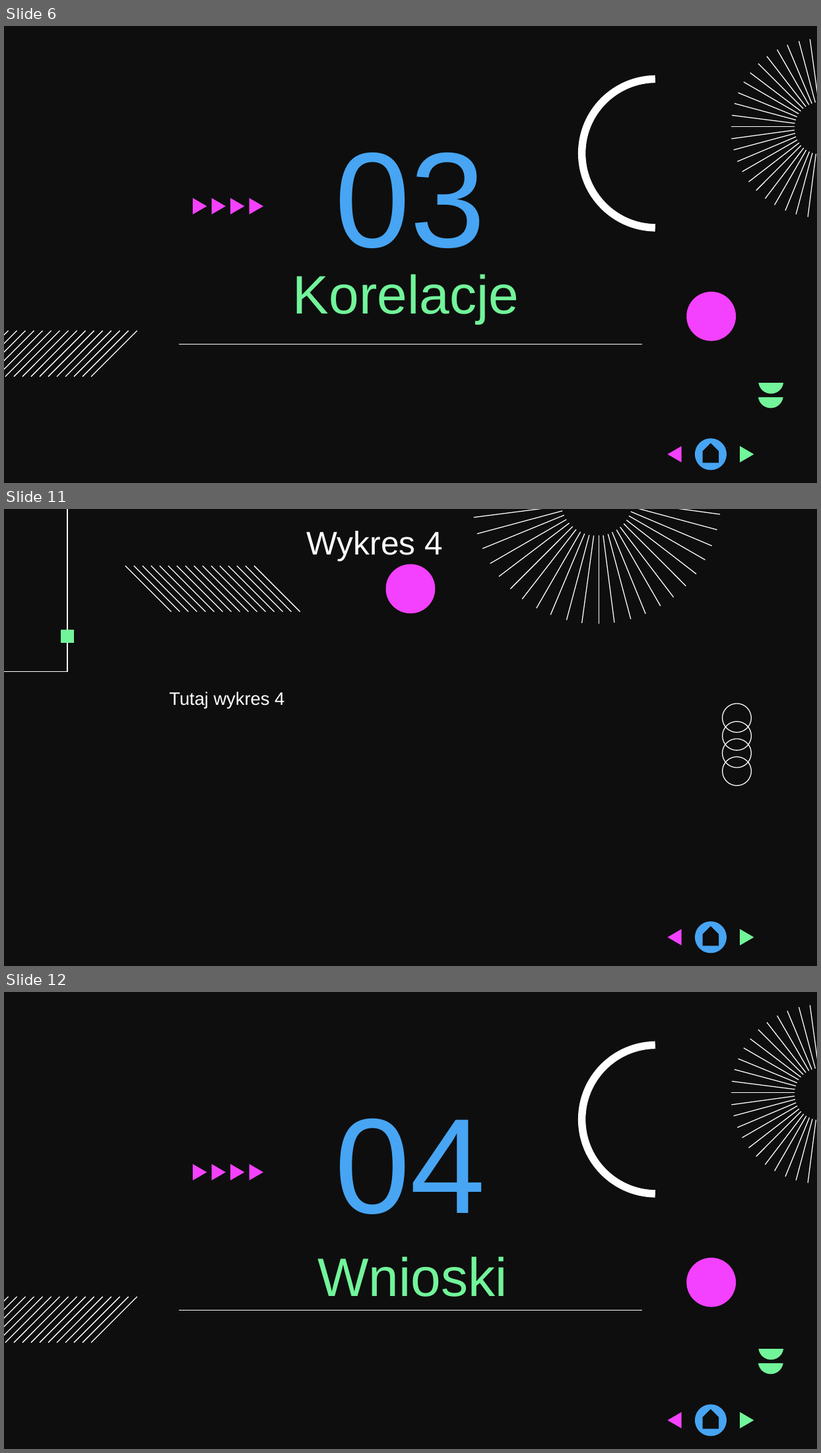
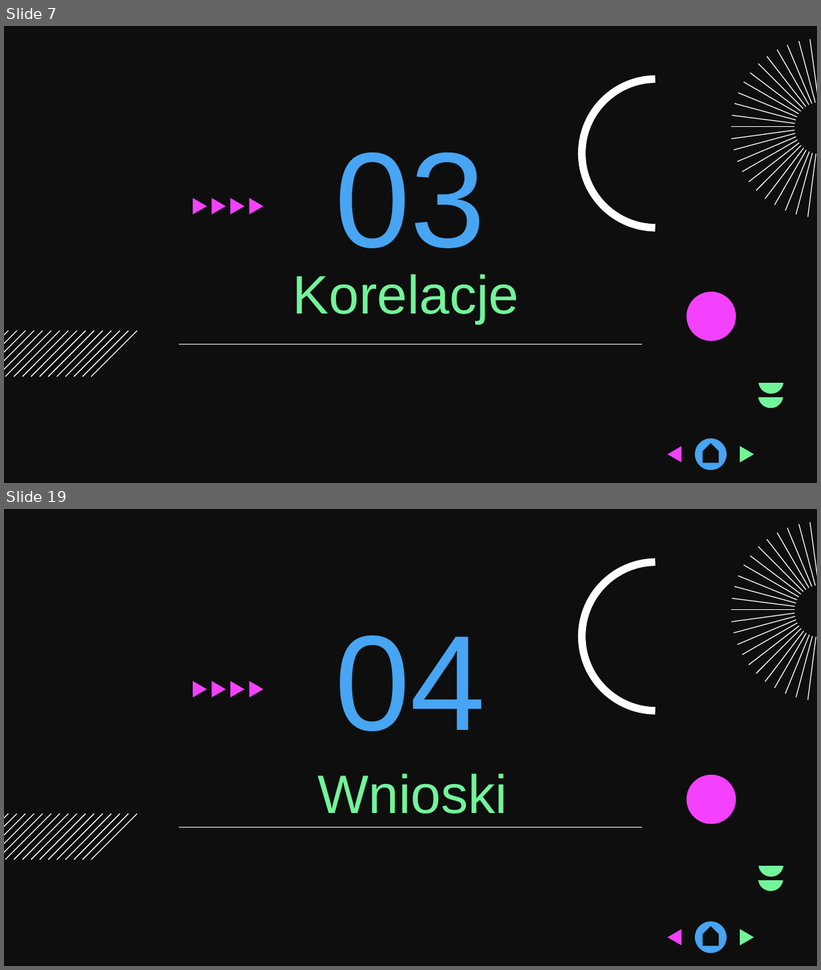
Before and after one commit to CyprianWo/AnalizaDanych-Projekt, a slide deck: Prezentacja_v2.pptx. Shown one above the other, each under a label of ours: slides 6, 11 and 12 before the commit, slides 7 and 19 after it; the slides between them are not shown. The pictures are 821x1453 and 821x970 pixels, drawn with LibreOffice and Linux fonts; fonts in the diff are those of the drawing; background and template pictures are left out. Boxes give left, top, right and bottom in pixels: in the first picture for what was removed or moved away, otherwise in the second. Text is boxed around its words. In the diff, an @@ line names an element or a change of style, - is before the commit and + after.

```diff
--- a/Prezentacja_v2.pptx
+++ b/Prezentacja_v2.pptx
@@ slide 11 removed at (x1=4, y1=509, x2=817, y2=966), background picture (left out) @@
@@ freeform shape removed at (x1=4, y1=509, x2=67, y2=671) @@
@@ group removed at (x1=474, y1=509, x2=719, y2=624): 23 freeform shapes @@
@@ title removed at (x1=307, y1=531, x2=443, y2=561) @@
-Wykres 4
@@ group removed at (x1=125, y1=566, x2=301, y2=612): 16 freeform shapes @@
@@ freeform shape removed at (x1=386, y1=564, x2=436, y2=614) @@
@@ freeform shape removed at (x1=61, y1=630, x2=74, y2=643) @@
@@ subtitle removed at (x1=169, y1=692, x2=284, y2=709) @@
-Tutaj wykres 4
@@ group removed at (x1=721, y1=702, x2=753, y2=787): 4 freeform shapes @@
@@ ellipse removed at (x1=695, y1=922, x2=727, y2=954) @@
@@ freeform shape removed at (x1=667, y1=929, x2=681, y2=946) @@
@@ pentagon arrow removed at (x1=702, y1=927, x2=719, y2=947) @@
@@ freeform shape removed at (x1=740, y1=929, x2=754, y2=946) @@
@@ what was slide 6 is now slide 7 @@
@@ what was slide 12 is now slide 19 @@
```
Also in this commit, not shown: 5 slides changed, 9 slides added, 1 other slide removed.
